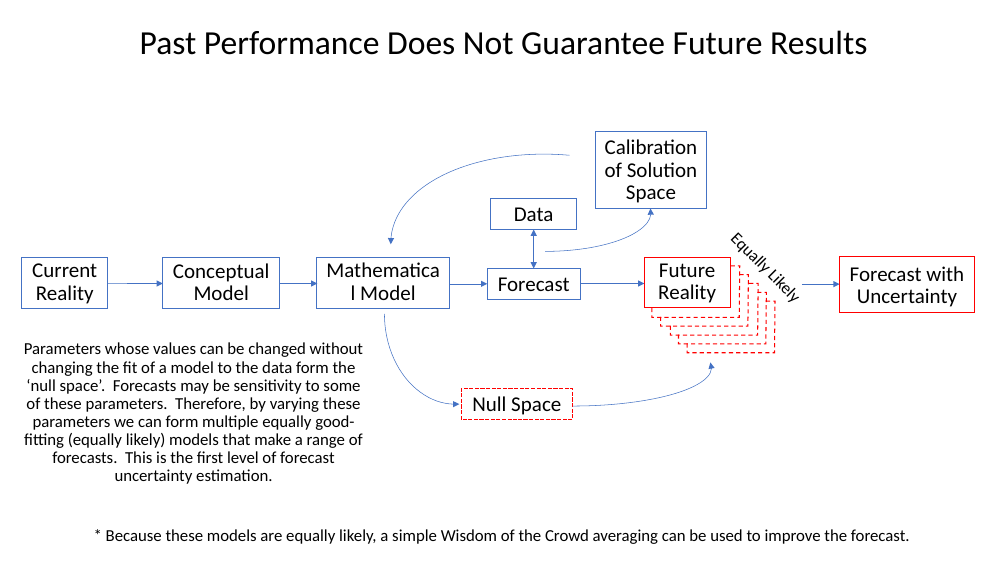
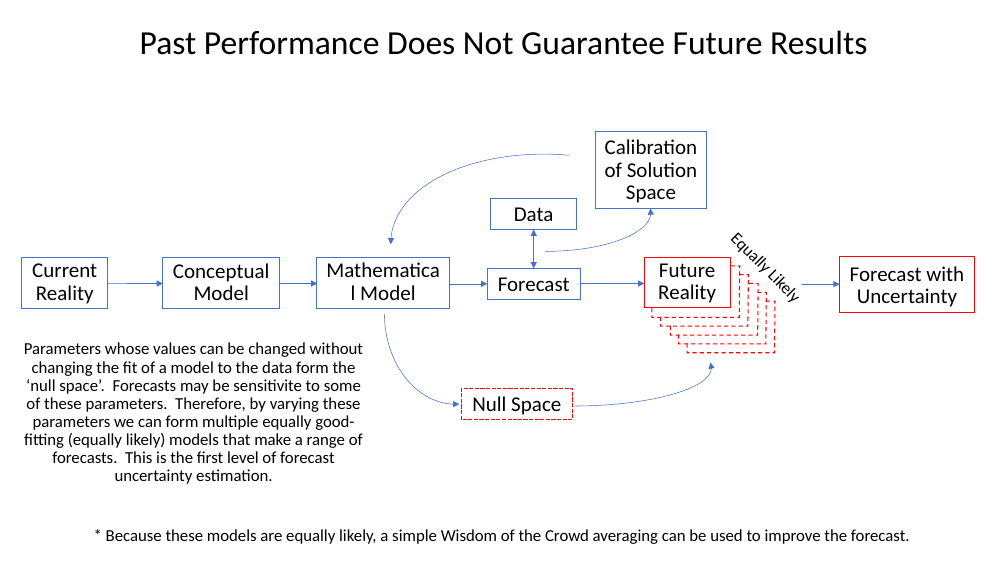
Before and after one commit to GW-modelling-Spring2021/Course_Materials, a slide deck: slide 6 of References/L weighting.pptx (slide 5 before the commit). Drawn at 1008x567 pixels with LibreOffice and Linux fonts; fonts in the diff are those of the drawing. Boxes give left, top, right and bottom in pixels: in the first picture for what was removed or moved away, otherwise in the second. Text is boxed around its words. In the diff, an @@ line names an element or a change of style, - is before the commit and + after.

```diff
--- a/References/L weighting.pptx
+++ b/References/L weighting.pptx
@@ text at (24,342,363,484): text changed @@
-Parameters whose values can be changed without changing the fit of a model to the data form the ‘null space’. Forecasts may be sensitivity to some of these parameters. Therefore, by varying these parameters we can form multiple equally good-fitting (equally likely) models that make a range of forecasts. This is the first level of forecast uncertainty estimation.
+Parameters whose values can be changed without changing the fit of a model to the data form the ‘null space’. Forecasts may be sensitivite to some of these parameters. Therefore, by varying these parameters we can form multiple equally good-fitting (equally likely) models that make a range of forecasts. This is the first level of forecast uncertainty estimation.
```
Also in this commit, not shown: 1 other slide changed, 1 slide added.
